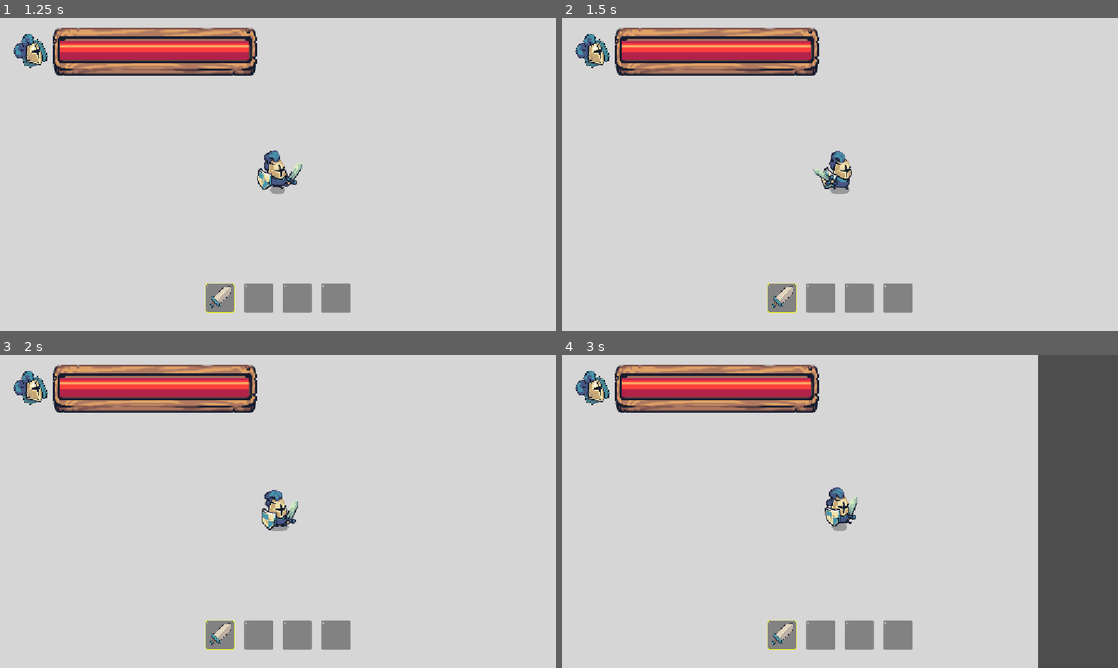
Above: before the commit, frames 1-4 (two rows, left to right).
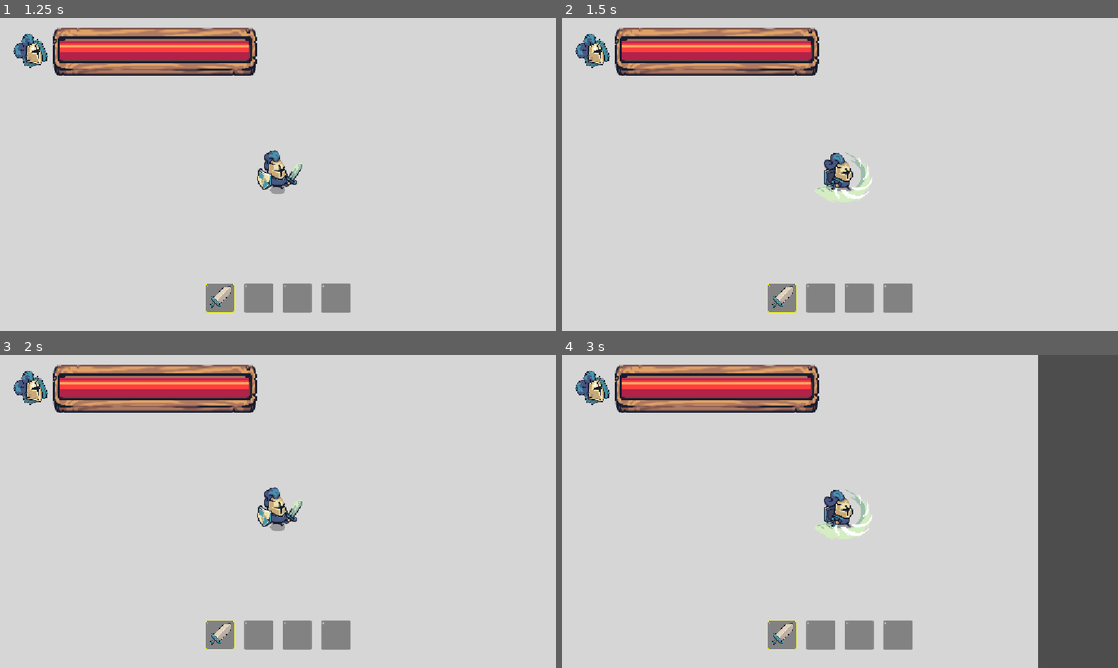
Above: after the commit, the same moments.

Repository: nwqpot0/GoDot_Projects
Game: Godot game, scene res://Scenes/main.tscn
Two runs of this game, one before a commit and one after it. Both use one fixed random seed, a clock stepped at 60 frames per second and the inputs below.
Inputs (mouse positions are in pixels of both pictures, inside the frame that each line leads up to):
- Up to frame 1 (1.25 s): move the mouse to (400, 158) at 0.52 s; press the mouse at (400, 158) at 0.53 s; hold D (move_right) from 0.53 s (still down); right-click (400, 158) at 0.8 s
- Up to frame 2 (1.5 s): move the mouse to (728, 190) at 1.27 s; release D (move_right) at 1.28 s; release the mouse at (728, 190) at 1.28 s; hold S (move_down) from 1.28 s (still down); right-click (728, 190) at 1.35 s
- Up to frame 3 (2 s): keep holding S (move_down); click (166, 527) at 1.55 s
- Up to frame 4 (3 s): move the mouse to (895, 442) at 2.02 s; release S (move_down) at 2.03 s; press the mouse at (895, 442) at 2.03 s; hold D (move_right) 2.03-2.78 s; right-click (895, 442) at 2.3 s; move the mouse to (812, 574) at 2.77 s; release the mouse at (812, 574) at 2.78 s; hold W (move_up) from 2.78 s (still down); right-click (812, 574) at 2.85 s

Frame 1 is identical in both runs. In frame 2, 0.7% of the frame differs, in the area x 45-56%, y 42-58%; in frame 3, 0.5%; in frame 4, 0.7%.

Commit message:
.

Diff:
--- a/MyGame/Scenes/enemy_archer.tscn
+++ b/MyGame/Scenes/enemy_archer.tscn
@@ -2,11 +2,15 @@
 
 [ext_resource type="Script" uid="uid://c5itp7sk3gcf2" path="res://Scripts/enemy.gd" id="1_4gyqm"]
 [ext_resource type="PackedScene" uid="uid://doa3k3ynvl45m" path="res://Scenes/enemy_archer_projectile.tscn" id="2_qi2p4"]
+[ext_resource type="Shader" uid="uid://dbg0wqkey5ki4" path="res://Shaders/enemy_archer.gdshader" id="3_mkgqh"]
 [ext_resource type="Texture2D" uid="uid://064561gdl4rq" path="res://Assets/Tiny Swords/Purple Archer/Archer_Shoot.png" id="4_epg4t"]
 [ext_resource type="Texture2D" uid="uid://d3h2imq1kmmfr" path="res://Assets/Tiny Swords/Purple Archer/Archer_Run.png" id="5_3yqyl"]
+[ext_resource type="Script" uid="uid://b5pe5f1utbm8s" path="res://Scripts/hurtbox.gd" id="6_oe3hq"]
 
-[sub_resource type="RectangleShape2D" id="RectangleShape2D_bq0hq"]
-size = Vector2(40, 64)
+[sub_resource type="ShaderMaterial" id="ShaderMaterial_7gr8i"]
+shader = ExtResource("3_mkgqh")
+shader_parameter/blink_color = Color(1, 1, 1, 1)
+shader_parameter/blink_intensity = 0.0
 
 [sub_resource type="AtlasTexture" id="AtlasTexture_wujgv"]
 atlas = ExtResource("4_epg4t")
@@ -105,24 +109,39 @@
 "speed": 60.0
 }]
 
-[node name="Enemy_Archer" type="Area2D" unique_id=1921929776 groups=["enemy"]]
-collision_layer = 2
+[sub_resource type="RectangleShape2D" id="RectangleShape2D_bq0hq"]
+size = Vector2(40, 64)
+
+[sub_resource type="RectangleShape2D" id="RectangleShape2D_ybbw1"]
+size = Vector2(25.000017, 64)
+
+[node name="Enemy_Archer" type="CharacterBody2D" unique_id=1292454228]
+collision_mask = 2
 script = ExtResource("1_4gyqm")
 projectile_scene = ExtResource("2_qi2p4")
-
-[node name="CollisionShape2D" type="CollisionShape2D" parent="." unique_id=492829026]
-position = Vector2(-4, 0)
-shape = SubResource("RectangleShape2D_bq0hq")
 
 [node name="ShootTimer" type="Timer" parent="." unique_id=824384896]
 wait_time = 2.0
 autostart = true
 
 [node name="AnimatedSprite2D" type="AnimatedSprite2D" parent="." unique_id=649871794]
+material = SubResource("ShaderMaterial_7gr8i")
 sprite_frames = SubResource("SpriteFrames_ybbw1")
 animation = &"Attack"
 autoplay = "Run"
 speed_scale = 0.1
 
-[connection signal="body_entered" from="." to="." method="_on_body_entered"]
+[node name="Hurtbox" type="Area2D" parent="." unique_id=481111034 groups=["enemy"]]
+collision_layer = 2
+script = ExtResource("6_oe3hq")
+
+[node name="CollisionShape2D" type="CollisionShape2D" parent="Hurtbox" unique_id=492829026]
+position = Vector2(-4, 0)
+shape = SubResource("RectangleShape2D_bq0hq")
+
+[node name="CollisionShape2D" type="CollisionShape2D" parent="." unique_id=1960787954]
+position = Vector2(-4.0000095, 0)
+scale = Vector2(1.5999982, 1)
+shape = SubResource("RectangleShape2D_ybbw1")
+
 [connection signal="timeout" from="ShootTimer" to="." method="_on_shoot_timer_timeout"]
--- a/MyGame/Scenes/player.tscn
+++ b/MyGame/Scenes/player.tscn
@@ -236,7 +236,8 @@
 "speed": 12.0
 }]
 
-[node name="Player" type="CharacterBody2D" unique_id=2029719141]
+[node name="Player" type="CharacterBody2D" unique_id=1683424370]
+collision_mask = 2
 script = ExtResource("1_4flbx")
 dash_duration = 0.2
 dash_speed_multi = 4.0
--- a/MyGame/Scripts/Attack.gd
+++ /dev/null
@@ -1,9 +0,0 @@
-class_name Attack
-extends Resource
-
-var damage: float
-var effect: AttackEffect
-
-func _init(p_damage: float, p_effect: AttackEffect = null):
-	damage = p_damage
-	effect = p_effect
--- /dev/null
+++ b/MyGame/Scripts/Attack/Attack.gd
@@ -0,0 +1,15 @@
+class_name Attack
+extends Resource
+
+var damage: float
+var effects: Array[AttackEffect] = []
+
+func _init(p_damage: float, p_effects: Array[AttackEffect] = []):
+	damage = p_damage
+	effects = p_effects
+
+func apply(context: AttackContext) -> void:
+	context.target.take_damage(damage)
+
+	for effect in effects:
+		effect.apply(context)
--- /dev/null
+++ b/MyGame/Scripts/Attack/AttackContext.gd
@@ -0,0 +1,18 @@
+class_name AttackContext
+extends RefCounted
+
+var attacker: Node
+var target: Node
+var direction: Vector2
+var hit_position: Vector2
+
+func _init(
+	p_attacker: Node,
+	p_target: Node,
+	p_direction: Vector2,
+	p_hit_position: Vector2
+) -> void:
+	attacker = p_attacker
+	target = p_target
+	direction = p_direction
+	hit_position = p_hit_position
--- a/MyGame/Scripts/Attack_Effect/Attack_Effect.gd
+++ b/MyGame/Scripts/Attack/Attack_Effect/Attack_Effect.gd
@@ -1,5 +1,5 @@
 class_name AttackEffect
 extends Resource
 
-func apply(target: Node) -> void:
+func apply(context: AttackContext) -> void:
 	pass
--- /dev/null
+++ b/MyGame/Scripts/Attack/Attack_Effect/BlinkEffect.gd
@@ -0,0 +1,7 @@
+class_name BlinkEffect
+extends AttackEffect
+
+var duration := 0.5
+
+func apply(context: AttackContext) -> void:
+	context.target.blink(duration)
--- /dev/null
+++ b/MyGame/Scripts/Attack/Attack_Effect/KnockBackEffect.gd
@@ -0,0 +1,14 @@
+class_name KnockbackEffect
+extends AttackEffect
+
+var force: float
+
+
+func _init(p_force: float) -> void:
+	force = p_force
+
+func apply(context: AttackContext) -> void:
+	context.target.knockback(
+		context.direction,
+		force
+	)
--- a/MyGame/Scripts/Attack_Effect/KnockBackEffect.gd
+++ /dev/null
@@ -1,15 +0,0 @@
-class_name KnockbackEffect
-extends AttackEffect
-
-var distance: float
-var direction: Vector2
-
-func _init(p_distance: float):
-	distance = p_distance
-
-func set_normalized_direction(p_dir : Vector2):
-	direction = p_dir.normalized()
-
-func apply(target: Node) -> void:
-	#target.knockback(distance)
-	target.global_position += direction * distance
--- a/MyGame/Scripts/Sword.gd
+++ b/MyGame/Scripts/Sword.gd
@@ -2,6 +2,7 @@
 extends Node2D
 
 var player: Player
+
 
 enum {
 	NONE,
@@ -9,31 +10,55 @@
 	ATTACK2
 }
 
+
 var attack_ready := [false, true, true]
 var is_attacking := [false, false, false]
-var attack_info := [null, null, null]
 
-var current_attack = NONE
+var current_attack: int = NONE
+
+# 防止同一次挥刀重复命中同一个目标
+var hit_targets: Array[Area2D] = []
+
+
+# ATTACK1: 高伤害，无额外效果
+# ATTACK2: 低伤害 + 击退
+var attack_info = [
+	null,
+
+	Attack.new(
+		50.0,
+		[]
+	),
+
+	Attack.new(
+		25.0,
+		[
+			KnockbackEffect.new(150.0 * 6)
+		]
+	)
+]
 
 
 func _ready() -> void:
-	attack_info = [
-		null,
-		Attack.new(50.0),
-		Attack.new(
-			25.0,
-			KnockbackEffect.new(150.0)
-		)
-	]
-
 	$AttackArea.monitoring = false
 
 
+func setup(player_reference: Player) -> void:
+	player = player_reference
+
+
 func attack(index: int) -> bool:
+	if index <= NONE or index >= attack_ready.size():
+		return false
+
 	if not attack_ready[index]:
 		return false
 
+	# 新的一次攻击开始时，清空已经命中过的目标
+	hit_targets.clear()
+
 	current_attack = index
+
 	attack_ready[index] = false
 	is_attacking[index] = true
 
@@ -42,57 +67,60 @@
 	return true
 
 
-func _on_attack_area_area_entered(target: Area2D) -> void:
+func _on_attack_area_area_entered(hitbox: Area2D) -> void:
+	#print(hitbox)
 	if current_attack == NONE:
 		return
 
-	if target.is_in_group("enemy"):
+	if hitbox.is_in_group("enemy"):
+		#print("Enemy Hit!")
+		var target := hitbox.entity as Enemy
 
-		if current_attack == ATTACK2:
-			attack_info[current_attack].effect.set_normalized_direction(
-				get_global_mouse_position() - global_position
-			)
+		if target == null:
+			return
 
-		target.take_damage(
-			attack_info[current_attack]
+		var direction: Vector2 = (
+			get_global_mouse_position() -
+			target.global_position
+		).normalized()
+
+		var context := AttackContext.new(
+			player,
+			target,
+			direction,
+			target.global_position
 		)
 
-	elif (
-		target.is_in_group("projectile_enemy")
-		and current_attack == ATTACK1
-	):
-		deflect(target)
+		attack_info[current_attack].apply(context)
+	elif hitbox.is_in_group("projectile_enemy"):
+		deflect(hitbox)
 
 
-func deflect(target):
+func deflect(target: Area2D) -> void:
 	target.add_to_group("projectile_friendly")
 	target.remove_from_group("projectile_enemy")
+
 	target.direction *= -1
 
 
-func end_attack():
+func end_attack() -> void:
 	if current_attack == NONE:
 		return
 
 	$AttackArea.monitoring = false
 
-	var finished_attack = current_attack
+	var finished_attack := current_attack
 
 	is_attacking[finished_attack] = false
 
-	# ATTACK1 = 1 → child 0
-	# ATTACK2 = 2 → child 1
 	match finished_attack:
 		ATTACK1:
 			$Attack1_Timer.start()
+
 		ATTACK2:
 			$Attack2_Timer.start()
 
 	current_attack = NONE
-
-
-func setup(player_reference):
-	player = player_reference
 
 
 func _on_attack_1_timer_timeout() -> void:
--- a/MyGame/Scripts/enemy.gd
+++ b/MyGame/Scripts/enemy.gd
@@ -1,62 +1,184 @@
-extends Area2D
+class_name Enemy
+extends CharacterBody2D
 
-class_name Enemy
 
 @export var projectile_scene: PackedScene
-#@export var lifetime := 2
-@export var health := 30.0
-@export var speed := 80.0
-var is_attacking := false
-var player
+
+@export var health: float = 75.0
+@export var speed: float = 80.0
+
+@export var knockback_decay: float = 1200.0
+
+
+@onready var sprite: AnimatedSprite2D = $AnimatedSprite2D
+@onready var hurtbox: Area2D = $Hurtbox
+
+
+var player: Player
 var map
 
-func setup(player_reference, map_reference):
+var is_attacking: bool = false
+
+# 当前的击退速度
+var knockback_velocity: Vector2 = Vector2.ZERO
+
+
+func _ready() -> void:
+	# 每个 Enemy 拥有独立 ShaderMaterial
+	if sprite.material:
+		sprite.material = sprite.material.duplicate()
+
+	# Hurtbox 指向真正的 Enemy 实体
+	hurtbox.entity = self
+
+
+func setup(
+	player_reference: Player,
+	map_reference
+) -> void:
 	player = player_reference
 	map = map_reference
 
-func shoot():
+
+func _physics_process(delta: float) -> void:
+	if not is_instance_valid(player):
+		return
+
+	# -------------------------
+	# Knockback
+	# -------------------------
+
+	if knockback_velocity.length() > 1.0:
+		velocity = knockback_velocity
+
+		knockback_velocity = knockback_velocity.move_toward(
+			Vector2.ZERO,
+			knockback_decay * delta
+		)
+
+		move_and_slide()
+		return
+
+
+	# -------------------------
+	# Attacking
+	# -------------------------
+
+	if is_attacking:
+		velocity = Vector2.ZERO
+		move_and_slide()
+		return
+
+
+	# -------------------------
+	# Normal Movement
+	# -------------------------
+
+	var direction: Vector2 = global_position.direction_to(
+		player.global_position
+	)
+
+	velocity = direction * speed
+
+	sprite.animation = "Run"
+	sprite.flip_h = direction.x < 0
+
+	move_and_slide()
+
+
+# ============================================================
+# Shooting
+# ============================================================
+
+func shoot() -> void:
+	if projectile_scene == null:
+		return
+
+	if not is_instance_valid(player):
+		return
+
 	var projectile = projectile_scene.instantiate()
+
 	projectile.setup(map)
+
 	projectile.global_position = global_position
-	# 确保Player已经存在了
-	# var player = get_tree().current_scene.get_node("Player")
-	# 确保Player被加入到了Player分组里
-	projectile.direction = global_position.direction_to(player.global_position)
+
+	projectile.direction = global_position.direction_to(
+		player.global_position
+	)
+
 	get_tree().current_scene.add_child(projectile)
 
-func _on_shoot_timer_timeout():
-	$AnimatedSprite2D.play("Attack")
+
+func _on_shoot_timer_timeout() -> void:
+	if is_attacking:
+		return
+
 	is_attacking = true
-	await $AnimatedSprite2D.animation_finished
+
+	sprite.play("Attack")
+
+	await sprite.animation_finished
+
+	# await 期间 Enemy 可能已经死亡
+	if not is_instance_valid(self):
+		return
+
 	is_attacking = false
+
 	shoot()
 
-func _process(delta: float):
-	if (is_attacking):
-		return
-	var direction = global_position.direction_to(player.global_position)
-	$AnimatedSprite2D.animation = "Run"
-	$AnimatedSprite2D.flip_h = direction.x < 0
-	global_position += direction * speed * delta
 
-#func _ready():
-	#print("enemy spawned\n")
-	#await get_tree().create_timer(lifetime).timeout
-	#queue_free()
+# ============================================================
+# Damage
+# ============================================================
 
-func take_damage(attack: Attack):
-	health -= attack.damage
-	if attack.effect != null:
-		attack.effect.apply(self)
-	if health <= 0:
+func take_damage(amount: float) -> void:
+	health -= amount
+
+	blink()
+
+	if health <= 0.0:
 		die()
 
-func die():
+
+func die() -> void:
 	queue_free()
 
-#func _on_body_entered(body: Node2D) -> void:
-	#print(body.name)
-	#if (body is Player):
-		##print("Enemy Touched Player!")
-		#body.take_damage(10)
-		#
+
+# ============================================================
+# Blink Effect
+# ============================================================
+
+func blink(duration: float = 0.5) -> void:
+	var material := sprite.material as ShaderMaterial
+
+	if material == null:
+		return
+
+	var tween := create_tween()
+
+	tween.tween_method(
+		func(value: float):
+			material.set_shader_parameter(
+				"blink_intensity",
+				value
+			),
+		1.0,
+		0.0,
+		duration
+	)
+
+
+# ============================================================
+# Knockback Effect
+# ============================================================
+
+func knockback(
+	direction: Vector2,
+	force: float
+) -> void:
+	knockback_velocity = (
+		direction.normalized()
+		* force
+	)
--- a/MyGame/Scripts/enemy_1_projectile.gd
+++ b/MyGame/Scripts/enemy_1_projectile.gd
@@ -25,9 +25,10 @@
 		player.take_damage(40)
 		queue_free()
 
-func _on_area_entered(area: Area2D) -> void:
-	var enemy := area as Enemy
-	#print(area.name, ' ', area.get_groups())
-	if (enemy != null && is_in_group("projectile_friendly")):
-		enemy.take_damage(Attack.new(15.0))
-		queue_free()
+func _on_area_entered(hitbox: Area2D) -> void:
+	if hitbox is Hurtbox:
+		var enemy : CharacterBody2D = hitbox.entity
+		#print(area.name, ' ', area.get_groups())
+		if (enemy != null && is_in_group("projectile_friendly")):
+			enemy.take_damage(15.0)
+			queue_free()
--- /dev/null
+++ b/MyGame/Scripts/hurtbox.gd
@@ -0,0 +1,8 @@
+class_name Hurtbox
+
+extends Area2D
+
+var entity: CharacterBody2D
+
+func setup(p_entity: CharacterBody2D) -> void:
+	entity = p_entity
--- a/MyGame/Scripts/player.gd
+++ b/MyGame/Scripts/player.gd
@@ -71,7 +71,7 @@
 		#print("Input")
 
 func _unhandled_input(event):
-	if event.is_action_pressed("attack_1"):
+	if Input.is_action_pressed("attack_1"):
 		#print("Unhandled")
 		attack(1)
 	if event.is_action_pressed("attack_2"):
--- /dev/null
+++ b/MyGame/Shaders/enemy_archer.gdshader
@@ -0,0 +1,11 @@
+shader_type canvas_item;
+uniform vec4 blink_color: source_color;
+uniform float blink_intensity = 1;
+
+void fragment() {
+	// Called for every pixel the material is visible on.
+	vec4 color = texture(TEXTURE, UV);
+	color = mix(color, blink_color, blink_intensity * color.a );
+
+	COLOR = color;
+}
Renamed: MyGame/Scripts/Attack.gd.uid -> MyGame/Scripts/Attack/Attack.gd.uid
Not shown, added: MyGame/Scripts/Attack/AttackContext.gd.uid
Renamed: MyGame/Scripts/Attack_Effect/Attack_Effect.gd.uid -> MyGame/Scripts/Attack/Attack_Effect/Attack_Effect.gd.uid
Not shown, added: MyGame/Scripts/Attack/Attack_Effect/BlinkEffect.gd.uid
Renamed: MyGame/Scripts/Attack_Effect/BurnEffect.gd -> MyGame/Scripts/Attack/Attack_Effect/BurnEffect.gd
Renamed: MyGame/Scripts/Attack_Effect/BurnEffect.gd.uid -> MyGame/Scripts/Attack/Attack_Effect/BurnEffect.gd.uid
Renamed: MyGame/Scripts/Attack_Effect/KnockBackEffect.gd.uid -> MyGame/Scripts/Attack/Attack_Effect/KnockBackEffect.gd.uid
Not shown, added: MyGame/Scripts/hurtbox.gd.uid
Not shown, added: MyGame/Shaders/enemy_archer.gdshader.uid
Not shown, changed: MyGame/开发日志策划.md
